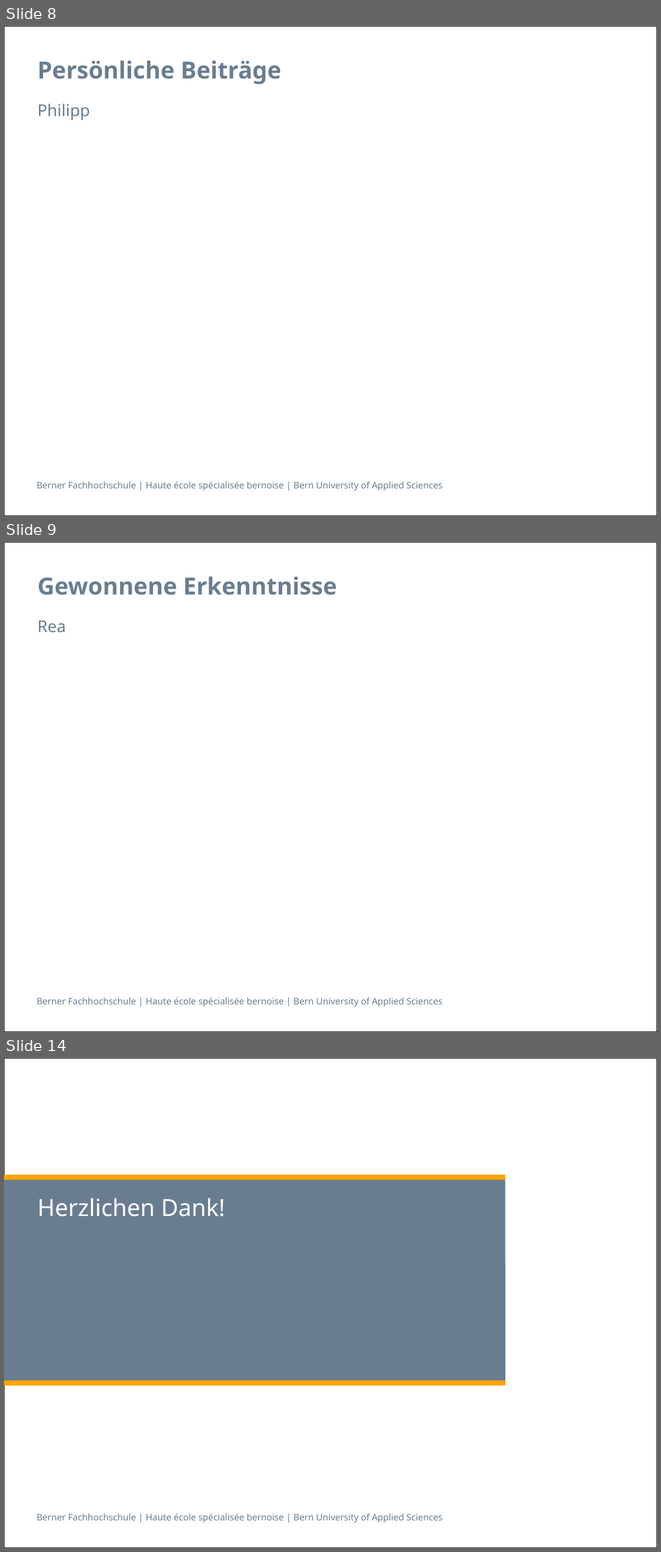
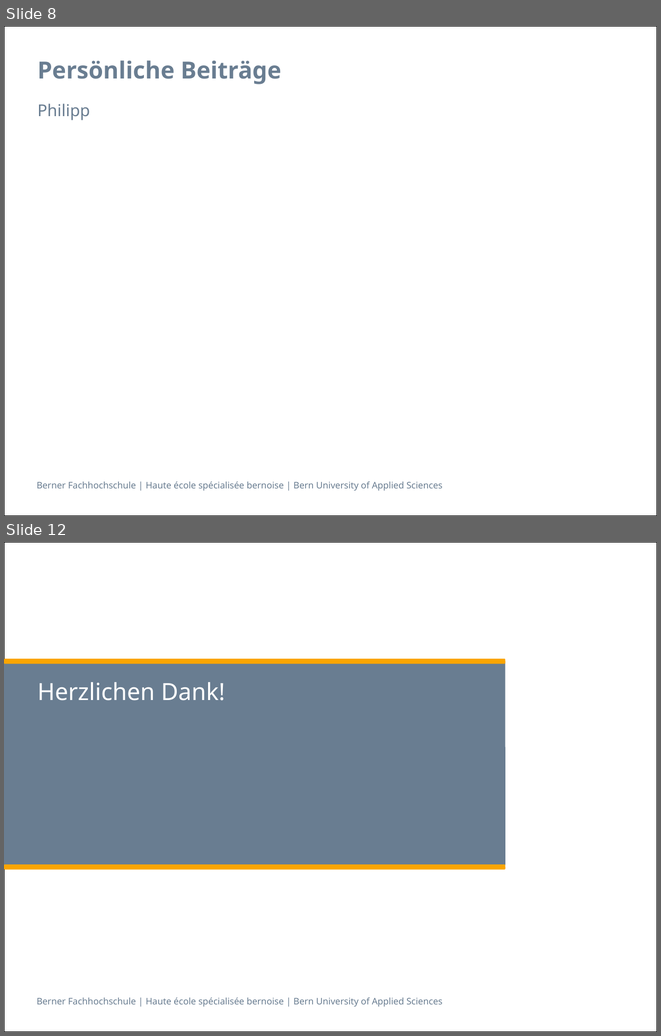
Before and after one commit to zyssm4/ch.bfh.btx8081.w2015.red, a slide deck: doc/Task14/task14_presentation Schlurp.pptx. Shown one above the other, each under a label of ours: slides 8, 9 and 14 before the commit, slides 8 and 12 after it; the slides between them are not shown. The pictures are 661x1552 and 661x1036 pixels, drawn with LibreOffice and Linux fonts; fonts in the diff are those of the drawing. Boxes give left, top, right and bottom in pixels: in the first picture for what was removed or moved away, otherwise in the second. Text is boxed around its words. In the diff, an @@ line names an element or a change of style, - is before the commit and + after.

```diff
--- a/doc/Task14/task14_presentation Schlurp.pptx
+++ b/doc/Task14/task14_presentation Schlurp.pptx
@@ slide 9 removed at (4,542,657,1032), background #FFFFFF; not listed: 2 template elements that a slide beside it also shows @@
@@ title removed at (37,576,337,595) @@
-Gewonnene Erkenntnisse
@@ text removed at (37,620,66,633) @@
-Rea
@@ what was slide 14 is now slide 12 @@
```
Also in this commit, not shown: 2 slides changed, 3 slides added, 4 other slides removed.
